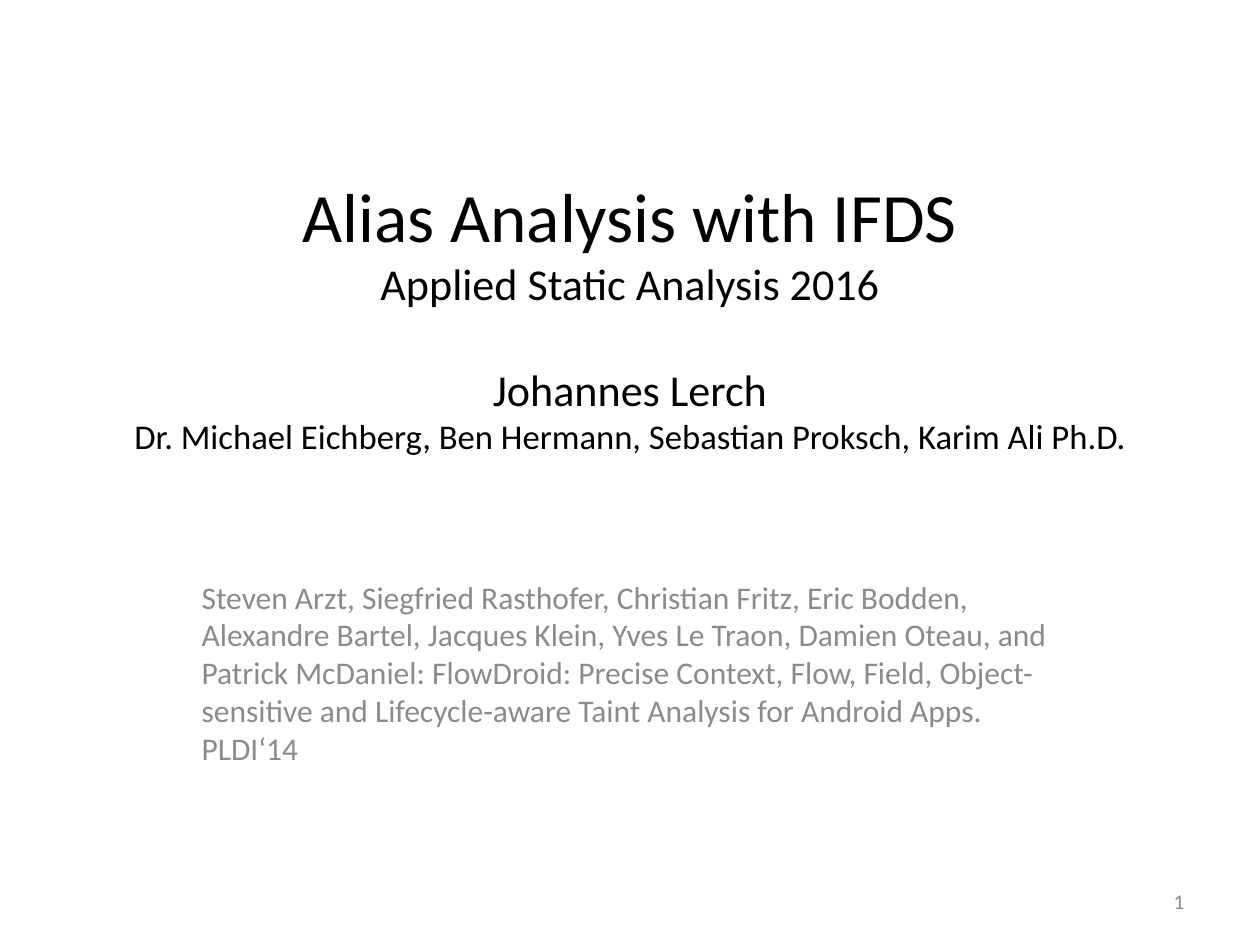
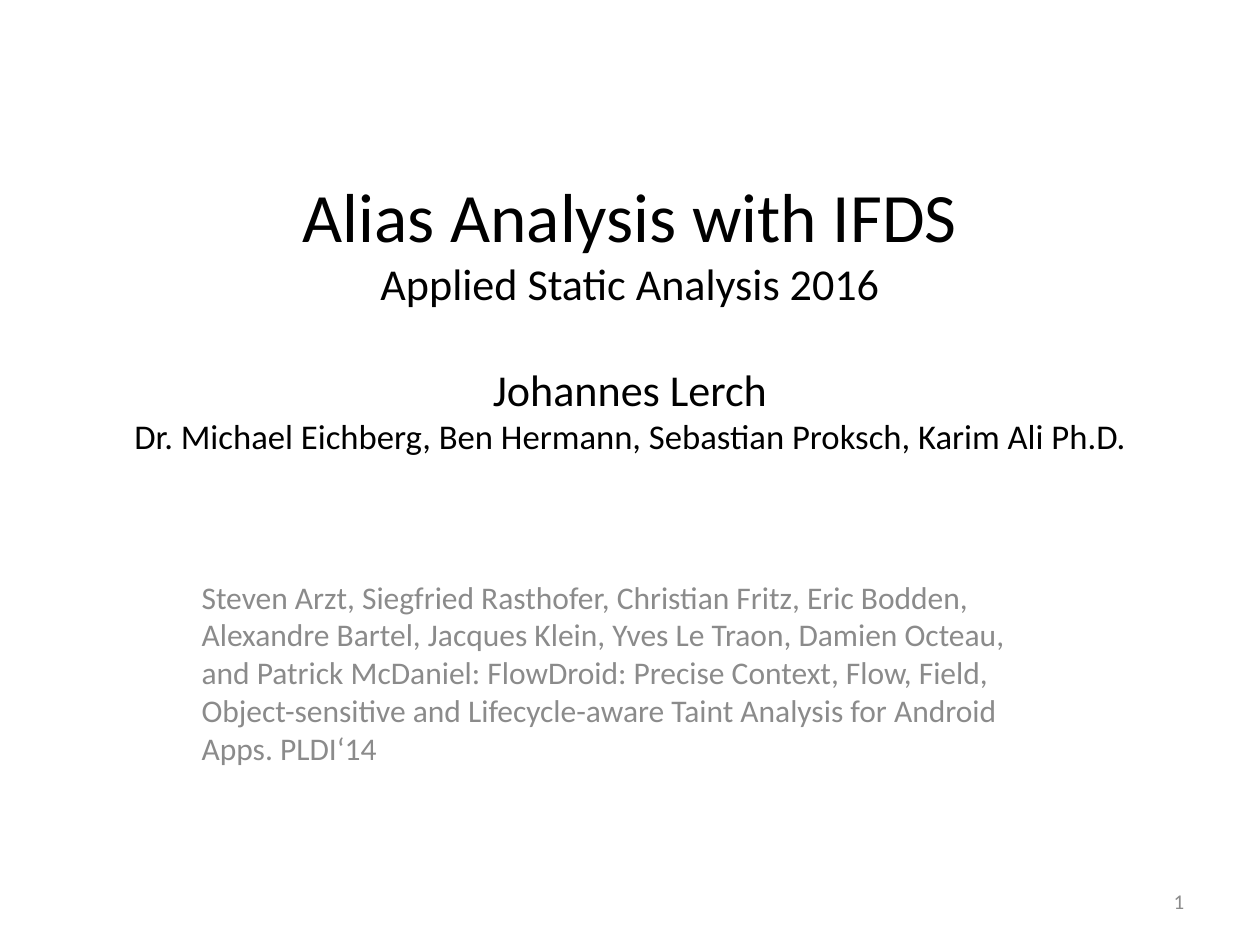
Before and after one commit to stg-tud/apsa, a slide deck: slide 1 of 2016/lecture/APSA-09-CFLRP-IDE.pptx. Drawn at 1260x945 pixels with LibreOffice and Linux fonts; fonts in the diff are those of the drawing. Boxes give left, top, right and bottom in pixels: in the first picture for what was removed or moved away, otherwise in the second. Text is boxed around its words. In the diff, an @@ line names an element or a change of style, - is before the commit and + after.

```diff
--- a/2016/lecture/APSA-09-CFLRP-IDE.pptx
+++ b/2016/lecture/APSA-09-CFLRP-IDE.pptx
@@ subtitle at <box>202,587,1004,765</box>: text changed @@
-Steven Arzt, Siegfried Rasthofer, Christian Fritz, Eric Bodden, Alexandre Bartel, Jacques Klein, Yves Le Traon, Damien Oteau, and Patrick McDaniel: FlowDroid: Precise Context, Flow, Field, Object-sensitive and Lifecycle-aware Taint Analysis for Android Apps. PLDI‘14
+Steven Arzt, Siegfried Rasthofer, Christian Fritz, Eric Bodden, Alexandre Bartel, Jacques Klein, Yves Le Traon, Damien Octeau, and Patrick McDaniel: FlowDroid: Precise Context, Flow, Field, Object-sensitive and Lifecycle-aware Taint Analysis for Android Apps. PLDI‘14
```
Also in this commit, not shown: 2 other slides changed, 1 other file.
